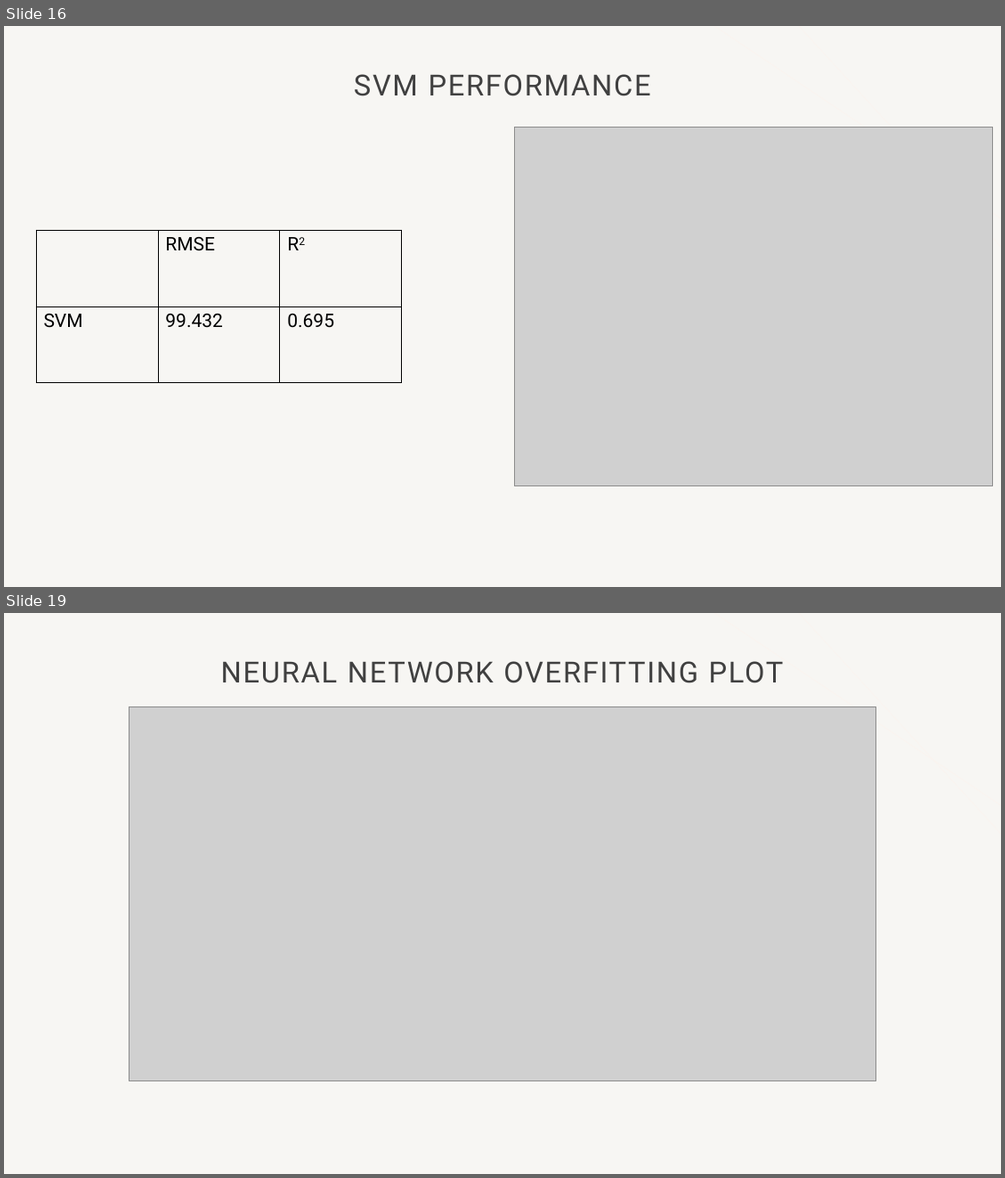
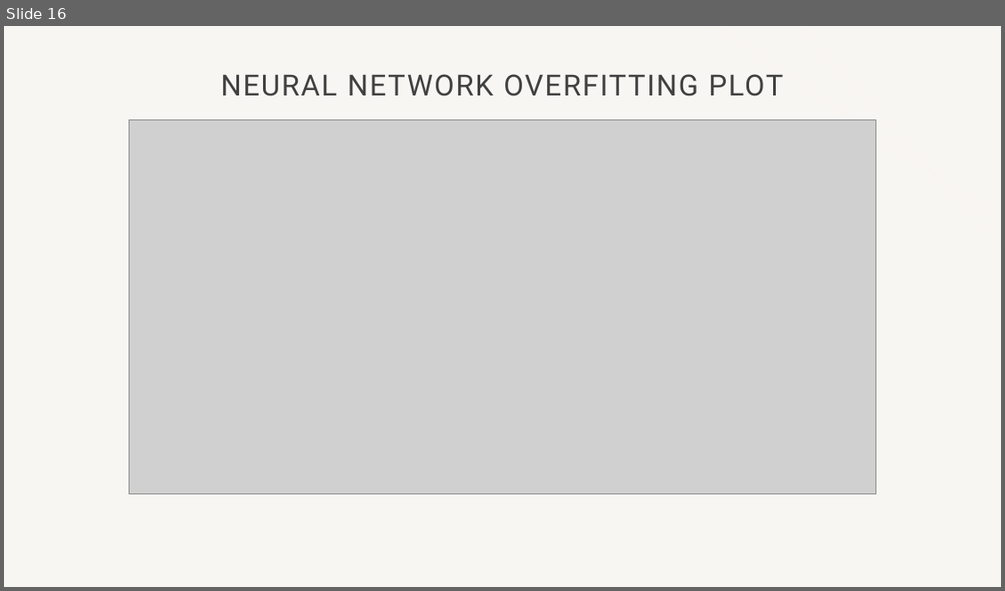
Before and after one commit to Vitalijs-Tickovs/Training_For_Accenture, a slide deck: Bike_Project/Mini project.pptx. Shown one above the other, each under a label of ours: slides 16 and 19 before the commit, slide 16 after it; the slides between them are not shown. The pictures are 1005x1178 and 1005x591 pixels, drawn with LibreOffice and Linux fonts; fonts in the diff are those of the drawing; grey boxes stand for pictures; background and template pictures are left out. Boxes give left, top, right and bottom in pixels: in the first picture for what was removed or moved away, otherwise in the second. Text is boxed around its words. In the diff, an @@ line names an element or a change of style, - is before the commit and + after.

```diff
--- a/Bike_Project/Mini project.pptx
+++ b/Bike_Project/Mini project.pptx
@@ slide 16 removed at [4,26,1001,587], background #F7F6F3; not listed: 2 template elements that a slide beside it also shows @@
@@ title removed at [354,74,651,96] @@
-SVM PERFORMANCE
@@ picture removed at [514,127,993,486] @@
@@ table removed at [36,230,402,383], 2 rows, 3 columns @@
- | RMSE | R2
-SVM | 99.432 | 0.695
@@ what was slide 19 is now slide 16 @@
```
Also in this commit, not shown: 5 slides changed, 14 slides added, 9 other slides removed, 1 other file.
